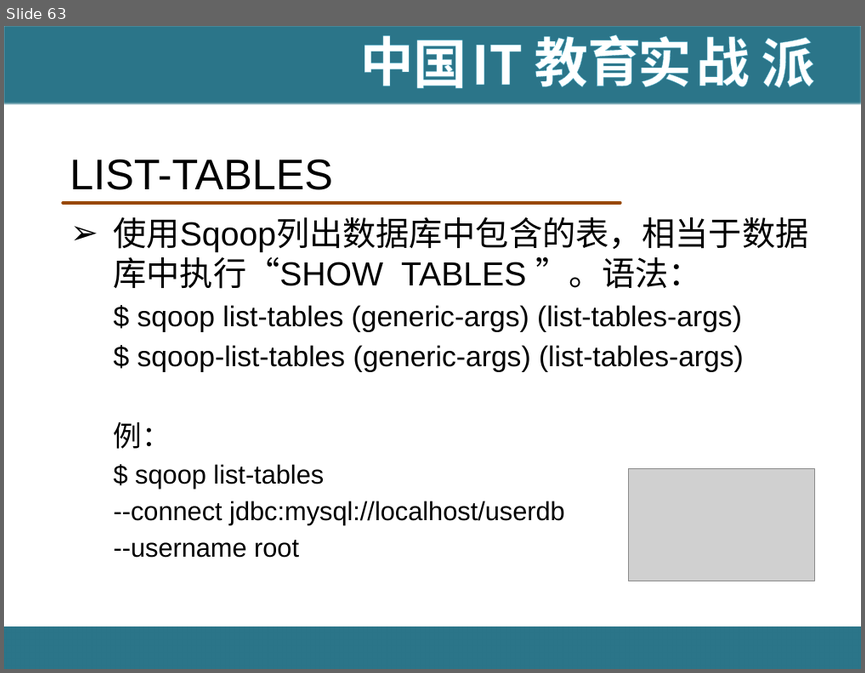
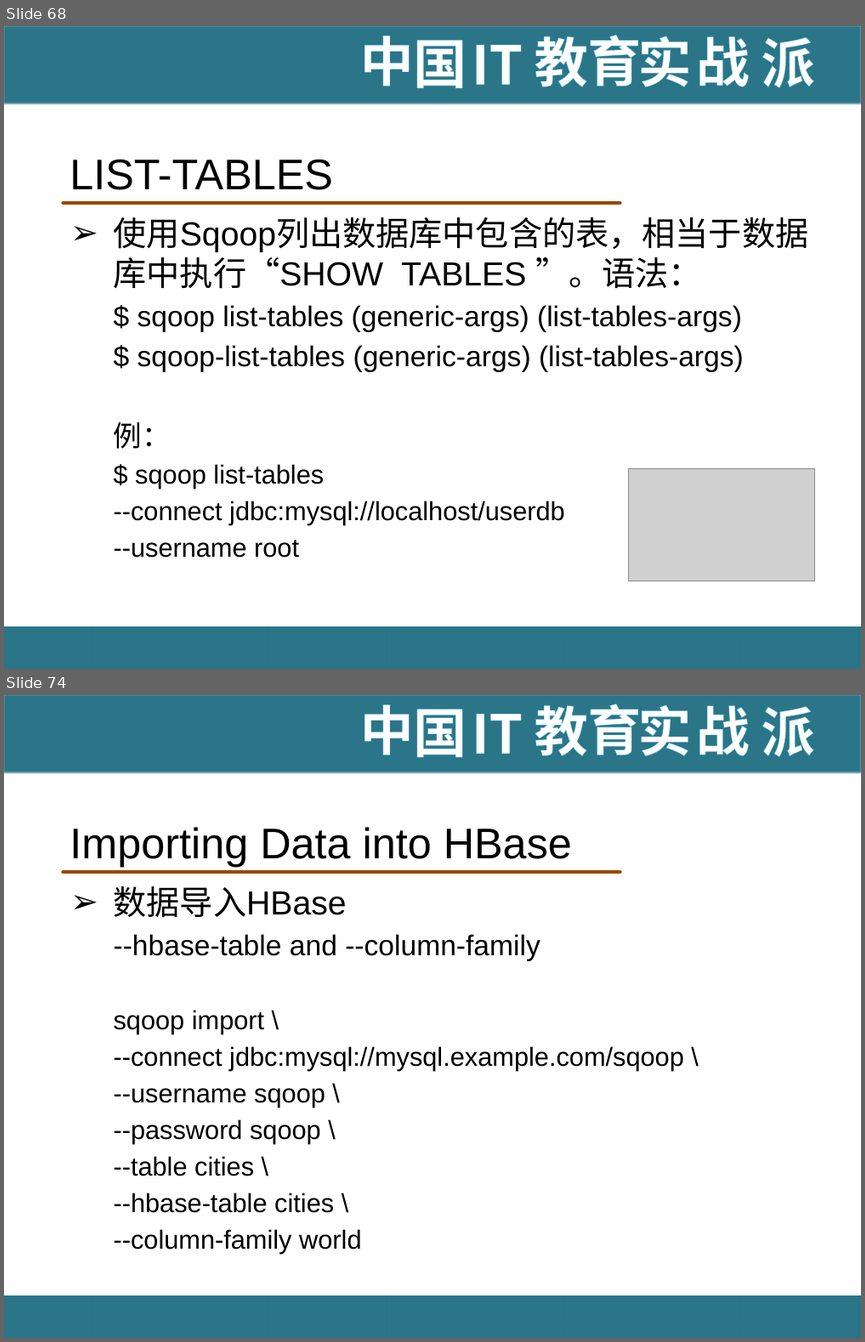
Before and after one commit to hanningxiao/BigData, a slide deck: [IT18掌www.it18zhang.com]Sqoop.pptx. Shown one above the other, each under a label of ours: slide 63 before the commit, slides 68 and 74 after it; the slides between them are not shown. The pictures are 865x673 and 865x1342 pixels, drawn with LibreOffice and Linux fonts; fonts in the diff are those of the drawing; grey boxes stand for pictures; background and template pictures are left out. Boxes give left, top, right and bottom in pixels: in the first picture for what was removed or moved away, otherwise in the second. Text is boxed around its words. In the diff, an @@ line names an element or a change of style, - is before the commit and + after.

Commit message:
update Sqoop

```diff
--- a/[IT18掌www.it18zhang.com]Sqoop.pptx
+++ b/[IT18掌www.it18zhang.com]Sqoop.pptx
@@ slide 74 added at [4,695,861,1338], background #FFFFFF; not listed: 11 template elements that a slide beside it also shows @@
@@ title added at [69,827,572,867], 36 pt, text #000000 @@
+Importing Data into HBase
@@ text added at [114,886,684,1253], 22 pt, text #000000 @@
+➢ 数据导入HBase
+  --hbase-table and --column-family
+  sqoop import \
+  --connect jdbc:mysql://mysql.example.com/sqoop \
+  --username sqoop \
+  --password sqoop \
+  --table cities \
+  --hbase-table cities \
+  --column-family world
@@ what was slide 63 is now slide 68 @@
```
Also in this commit, not shown: 1 slide changed, 12 other slides added.
